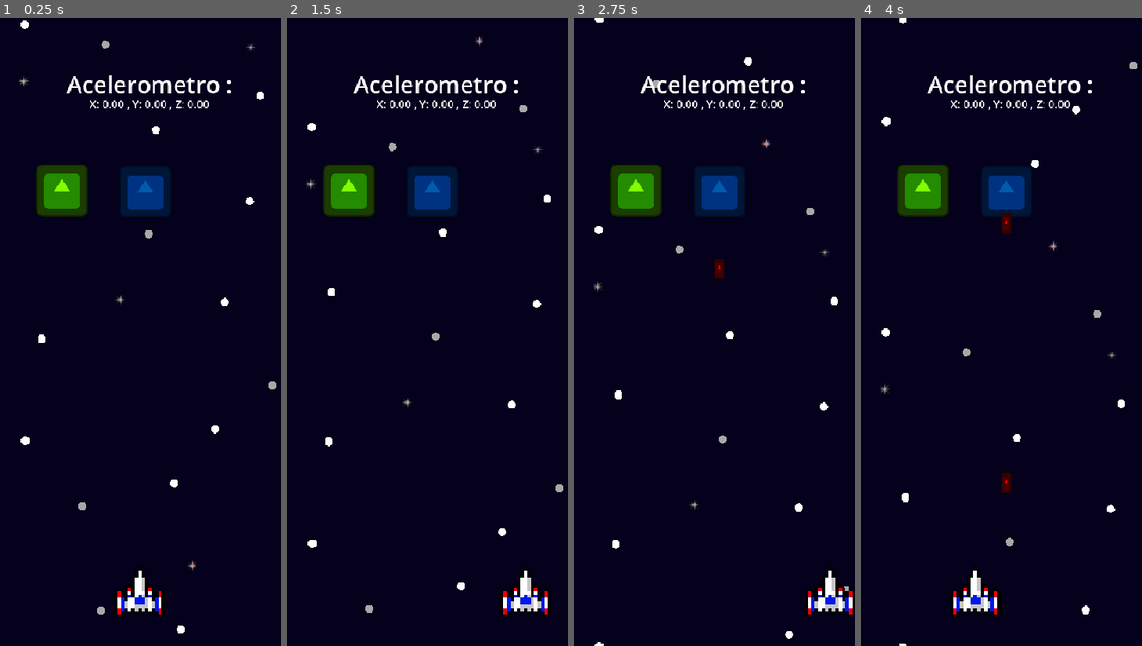
Above: before the commit, frames 1-4 (left to right).
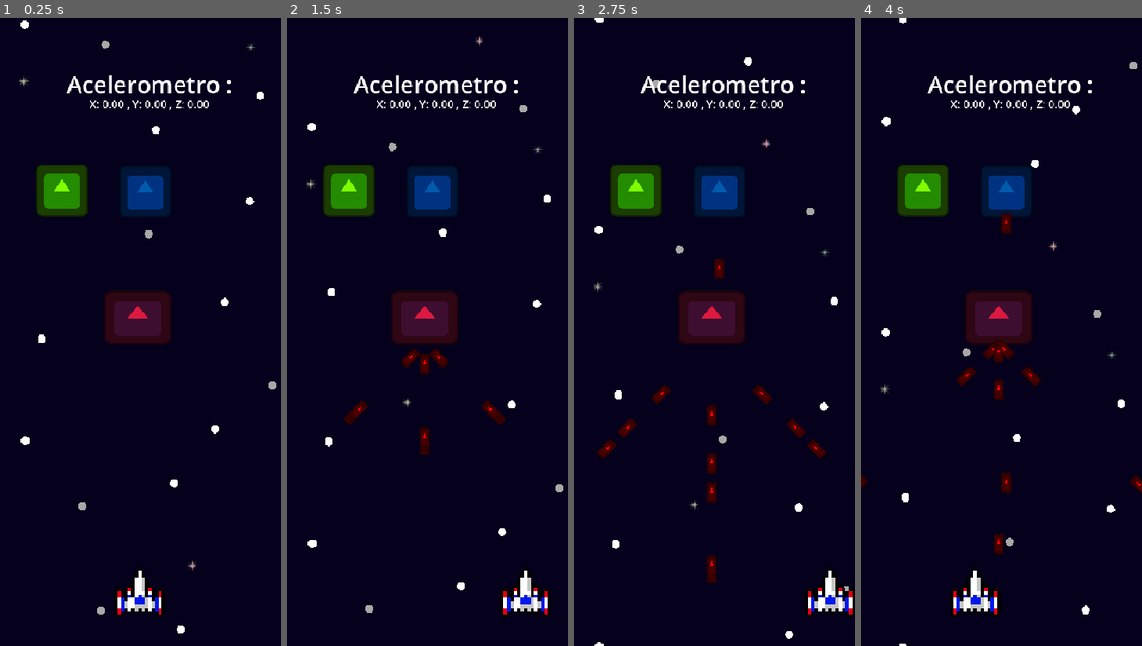
Above: after the commit, the same moments.

Repository: Juawo/space-shooter
Game: Godot game, scene res://scenes/game/gameWorld/game_world.tscn
Same seed, same stepped clock (60 frames per second), same inputs: the game is played once before the commit and once after it. The engine's default icon, where the game draws it, is replaced by a stand-in: a white triangle on a blue panel in a dark square.
Inputs:
- Up to frame 1 (0.25 s): no input
- Up to frame 2 (1.5 s): tap Enter at 0.5 s; hold Right (ui_right) 0.53-1.28 s; hold Left (ui_left) from 1.28 s (still down)
- Up to frame 3 (2.75 s): release Left (ui_left) at 2.03 s; hold Right (ui_right) from 2.03 s (still down)
- Up to frame 4 (4 s): release Right (ui_right) at 3.53 s; hold Left (ui_left) from 3.53 s (still down)

The runs differ from the first frame. In frame 1, 1.8% of the frame differs, in the area x 37-61%, y 43-52%; in frame 2, 2.6%; in frame 3, 2.9%, in the area x 8-90%, y 43-90%; in frame 4, 2.6%.

Commit message:
Add Enemie3 and Enemie4 scenes with shooting mechanics;

Diff:
--- a/scenes/game/enemies/enemie2/enemie_2.tscn
+++ b/scenes/game/enemies/enemie2/enemie_2.tscn
@@ -7,6 +7,7 @@
 [node name="Enemie2" instance=ExtResource("1_qo7cy")]
 script = ExtResource("2_kb3w2")
 bullet_scene = ExtResource("3_4v1te")
+score_value = 20
 can_shoot = true
 base_color = Color(0, 0.35550076, 0.67735356, 1)
 
--- /dev/null
+++ b/scenes/game/enemies/enemie3/enemie_3.tscn
@@ -0,0 +1,11 @@
+[gd_scene load_steps=3 format=3 uid="uid://diweol6fsnpgp"]
+
+[ext_resource type="PackedScene" uid="uid://d4kbs6vopeoxo" path="res://scenes/game/enemies/enemie_base.tscn" id="1_y7crc"]
+[ext_resource type="Script" uid="uid://fwnjpldvbh66" path="res://scripts/game/enemies/enemie3/enemie_3.gd" id="2_63maj"]
+
+[node name="Enemie3" instance=ExtResource("1_y7crc")]
+scale = Vector2(5.3, 5.3)
+script = ExtResource("2_63maj")
+
+[node name="Sprite2D" parent="." index="0"]
+modulate = Color(0.8039216, 0.74509805, 0, 1)
--- /dev/null
+++ b/scenes/game/enemies/enemie4/enemie_4.tscn
@@ -0,0 +1,30 @@
+[gd_scene load_steps=4 format=3 uid="uid://x0hkj03rb8y1"]
+
+[ext_resource type="PackedScene" uid="uid://d4kbs6vopeoxo" path="res://scenes/game/enemies/enemie_base.tscn" id="1_lcv4k"]
+[ext_resource type="Script" uid="uid://cj1od3eficmgl" path="res://scripts/game/enemies/enemie4/enemie_4.gd" id="2_6v76c"]
+[ext_resource type="PackedScene" uid="uid://becggl8acagft" path="res://scenes/game/enemies/enemie4/enemy_rotated_bullet.tscn" id="3_6v76c"]
+
+[node name="Enemie4" instance=ExtResource("1_lcv4k")]
+scale = Vector2(6.549974, 5.103491)
+script = ExtResource("2_6v76c")
+bullet_scene = ExtResource("3_6v76c")
+life = 3
+score_value = 40
+can_shoot = true
+base_color = Color(0.8627451, 0.09803922, 0.2509804, 1)
+
+[node name="Sprite2D" parent="." index="0"]
+modulate = Color(0.8627451, 0.09803922, 0.2509804, 1)
+
+[node name="GunPoints" type="Node2D" parent="." index="5"]
+
+[node name="MiddleGunPoint" type="Marker2D" parent="GunPoints" index="0"]
+position = Vector2(0, 7.4458838)
+
+[node name="LeftGunPoint" type="Marker2D" parent="GunPoints" index="1"]
+position = Vector2(0, 7.4458838)
+rotation = 0.7853982
+
+[node name="RightGunPoint" type="Marker2D" parent="GunPoints" index="2"]
+position = Vector2(0, 7.4458838)
+rotation = -0.7853982
--- /dev/null
+++ b/scenes/game/enemies/enemie4/enemy_rotated_bullet.tscn
@@ -0,0 +1,8 @@
+[gd_scene load_steps=3 format=3 uid="uid://becggl8acagft"]
+
+[ext_resource type="PackedScene" uid="uid://4wjxjqn0xs46" path="res://scenes/game/enemies/enemy_bullet.tscn" id="1_dcer7"]
+[ext_resource type="Script" uid="uid://b871lobkqndbd" path="res://scripts/game/enemies/enemie4/enemy_rotated_bullet.gd" id="2_m1kih"]
+
+[node name="EnemyRotatedBullet" instance=ExtResource("1_dcer7")]
+script = ExtResource("2_m1kih")
+BULLET_SPEED = 150
--- a/scenes/game/gameWorld/game_world.tscn
+++ b/scenes/game/gameWorld/game_world.tscn
@@ -1,10 +1,11 @@
-[gd_scene load_steps=6 format=3 uid="uid://deo2xlnjykoj2"]
+[gd_scene load_steps=7 format=3 uid="uid://deo2xlnjykoj2"]
 
 [ext_resource type="Script" uid="uid://0tpc5vgmu38i" path="res://scripts/game/gameWorld/game_world.gd" id="1_im6e1"]
 [ext_resource type="PackedScene" uid="uid://set2xcrxaxm8" path="res://scenes/game/background/background.tscn" id="1_r2iep"]
 [ext_resource type="PackedScene" uid="uid://c8bvrgnu7smjw" path="res://scenes/game/player/player.tscn" id="2_lcs20"]
 [ext_resource type="PackedScene" uid="uid://d0sa2qitm3h5r" path="res://scenes/game/enemies/enemie2/enemie_2.tscn" id="4_7j6fr"]
 [ext_resource type="PackedScene" uid="uid://3eqm5l1q0og3" path="res://scenes/game/enemies/enemie1/enemie_1.tscn" id="4_uepgv"]
+[ext_resource type="PackedScene" uid="uid://x0hkj03rb8y1" path="res://scenes/game/enemies/enemie4/enemie_4.tscn" id="6_x5ux2"]
 
 [node name="GameWorld" type="Node2D"]
 script = ExtResource("1_im6e1")
@@ -37,3 +38,6 @@
 
 [node name="Enemie2" parent="." instance=ExtResource("4_7j6fr")]
 position = Vector2(212.99998, 253.99998)
+
+[node name="Enemie4" parent="." instance=ExtResource("6_x5ux2")]
+position = Vector2(202, 438.00006)
--- /dev/null
+++ b/scripts/game/enemies/enemie3/enemie_3.gd
@@ -0,0 +1 @@
+extends "res://scripts/game/enemies/enemie_base.gd"
--- /dev/null
+++ b/scripts/game/enemies/enemie4/enemie_4.gd
@@ -0,0 +1,30 @@
+extends "res://scripts/game/enemies/enemie_base.gd"
+
+@export var bullet_scene : PackedScene = preload("res://scenes/game/enemies/enemie4/enemy_rotated_bullet.tscn")
+@onready var left_gun_point: Marker2D = $GunPoints/LeftGunPoint
+@onready var middle_gun_point: Marker2D = $GunPoints/MiddleGunPoint
+@onready var right_gun_point: Marker2D = $GunPoints/RightGunPoint
+
+func shoot():
+	if bullet_scene:
+		# Feio pq so queria que funcionasse
+		var bullet_left = bullet_scene.instantiate()
+		var bullet_middle = bullet_scene.instantiate()
+		var bullet_right = bullet_scene.instantiate()
+
+		bullet_left.global_position = left_gun_point.global_position
+		bullet_middle.global_position = middle_gun_point.global_position
+		bullet_right.global_position = right_gun_point.global_position
+
+		bullet_left.rotation = left_gun_point.rotation
+		bullet_middle.rotation = middle_gun_point.rotation
+		bullet_right.rotation = right_gun_point.rotation
+
+		get_tree().current_scene.add_child(bullet_left)
+		get_tree().current_scene.add_child(bullet_middle)
+		get_tree().current_scene.add_child(bullet_right)
+
+# Apenas para teste
+func _input(event: InputEvent) -> void:
+	if event is InputEventKey:
+		shoot()
--- /dev/null
+++ b/scripts/game/enemies/enemie4/enemy_rotated_bullet.gd
@@ -0,0 +1,11 @@
+extends "res://scripts/game/enemies/enemy_bullet.gd"
+
+var velocity_vector := Vector2.ZERO
+
+func _ready() -> void:
+	velocity_vector =  Vector2.DOWN.rotated(rotation) * BULLET_SPEED
+
+
+func _process(delta: float) -> void:
+	# Fica descendo
+	position +=  velocity_vector * delta
Not shown: 1 places in scenes/game/enemies/enemy_bullet.tscn that only renumber resources
Not shown, added: scripts/game/enemies/enemie3/enemie_3.gd.uid
Not shown, added: scripts/game/enemies/enemie4/enemie_4.gd.uid
Not shown, added: scripts/game/enemies/enemie4/enemy_rotated_bullet.gd.uid
